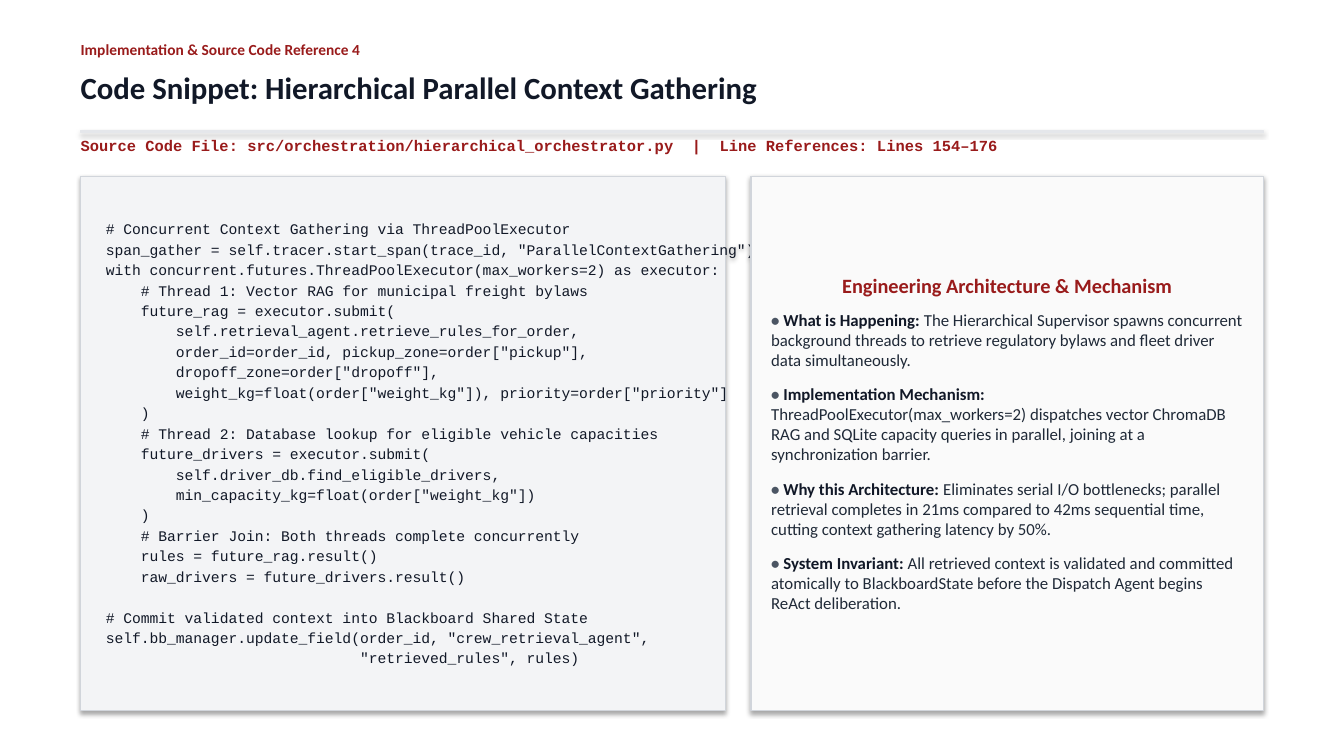
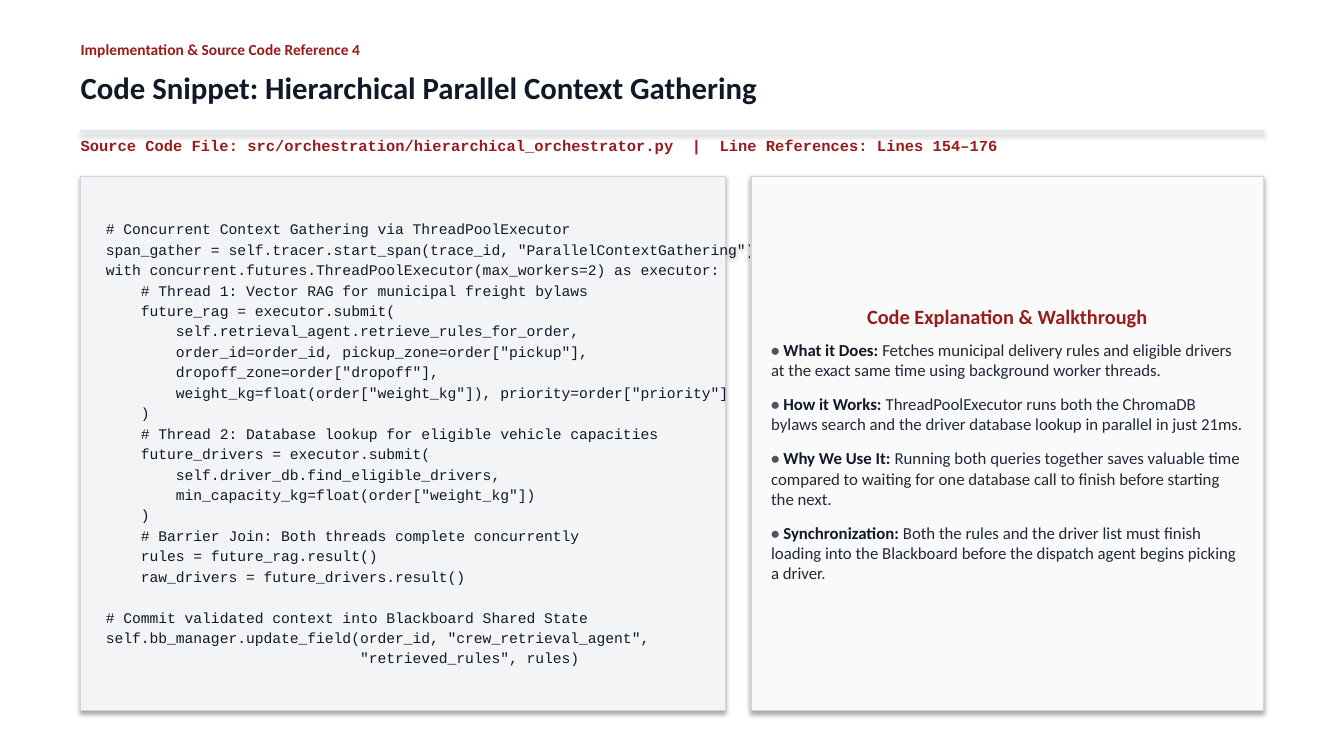
Before and after one commit to Akshat5091/DeliveryFleet-MAS, a slide deck: slide 13 of Eval 2 Documents/DeliveryFleet_MAS_Evaluation2_Master_Presentation.pptx. Drawn at 1344x756 pixels with LibreOffice and Linux fonts; fonts in the diff are those of the drawing. Boxes give left, top, right and bottom in pixels: in the first picture for what was removed or moved away, otherwise in the second. Text is boxed around its words. In the diff, an @@ line names an element or a change of style, - is before the commit and + after.

Commit message:
refactor: purge theoretical System Invariant jargon across all code slides in favor of plain human code walkthroughs

```diff
--- a/Eval 2 Documents/DeliveryFleet_MAS_Evaluation2_Master_Presentation.pptx
+++ b/Eval 2 Documents/DeliveryFleet_MAS_Evaluation2_Master_Presentation.pptx
@@ text in rectangle at bbox=[771, 309, 1242, 579]: text changed @@
-Engineering Architecture & Mechanism
-• What is Happening: The Hierarchical Supervisor spawns concurrent background threads to retrieve regulatory bylaws and fleet driver data simultaneously.
-• Implementation Mechanism: ThreadPoolExecutor(max_workers=2) dispatches vector ChromaDB RAG and SQLite capacity queries in parallel, joining at a synchronization barrier.
-• Why this Architecture: Eliminates serial I/O bottlenecks; parallel retrieval completes in 21ms compared to 42ms sequential time, cutting context gathering latency by 50%.
-• System Invariant: All retrieved context is validated and committed atomically to BlackboardState before the Dispatch Agent begins ReAct deliberation.
+Code Explanation & Walkthrough
+• What it Does: Fetches municipal delivery rules and eligible drivers at the exact same time using background worker threads.
+• How it Works: ThreadPoolExecutor runs both the ChromaDB bylaws search and the driver database lookup in parallel in just 21ms.
+• Why We Use It: Running both queries together saves valuable time compared to waiting for one database call to finish before starting the next.
+• Synchronization: Both the rules and the driver list must finish loading into the Blackboard before the dispatch agent begins picking a driver.
```
Also in this commit, not shown: 4 other slides changed, 3 other files.
